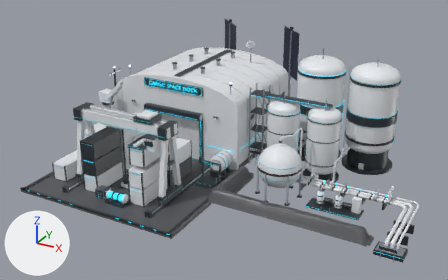
Before and after pictures for a commit that changed the glTF model art/3d/buildings/dock_tankfarm/dock_tankfarm_game.glb.
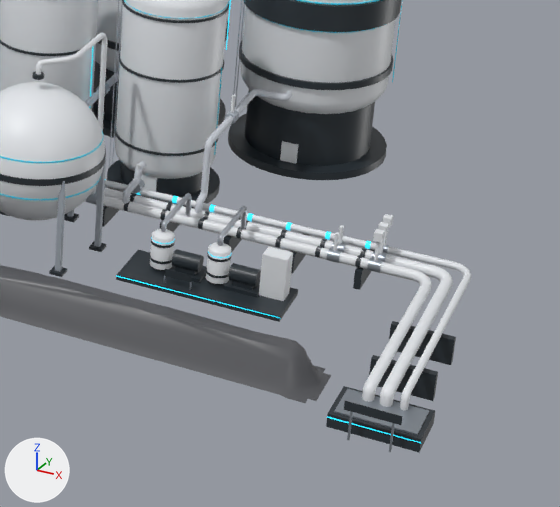
There are two pictures of each version: one whole from a 50 mm lens placed at (50.6, -72.4, 42.7), pointed at (7.7, 5.5, 3.7), one close up on the part from 60% to 100% of the width and 42% to 100% of the height. Lighting does not change. The marker at lower left points along +X, +Y and +Z. The first two pictures are the older version. Where no turn or scale is listed for an object, it has been applied to the vertices. Vertices at exactly the same position are counted once.
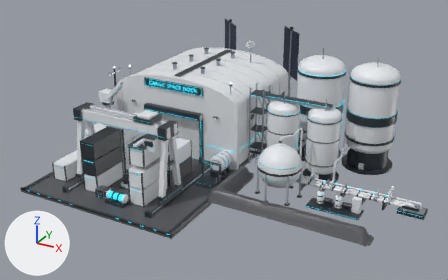
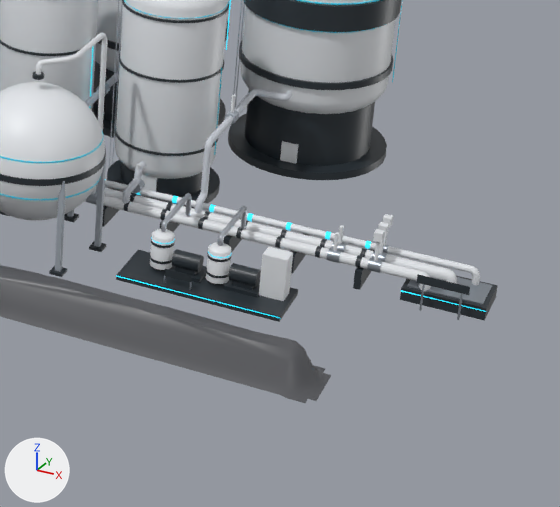
Pixel boxes (x1, y1, x2, y2) of what changed, in the close-ups (560 x 507 px; the box of a moved part takes in the faces that stretch with it):
'Mesh_3', reshaped: before (0, 0, 471, 452); after (0, 0, 498, 403)
'Mesh_2', reshaped: before (85, 62, 429, 452); after (85, 62, 492, 320)
'Mesh_0', reshaped: before (89, 0, 421, 443); after (89, 0, 486, 318)
part 1 of me_mesh_0, moved or reshaped: before (327, 416, 421, 443); after (401, 290, 486, 312)
part 2 of me_mesh_2, moved or reshaped: before (334, 389, 429, 435); after (407, 277, 492, 305)
part 3 of me_mesh_2, moved or reshaped: before (347, 411, 353, 440); after (419, 284, 425, 311)
part 4 of me_mesh_2, moved or reshaped: before (389, 423, 395, 452); after (457, 293, 463, 320)
part 5 of me_mesh_3, moved or reshaped: before (326, 386, 435, 452); after (400, 276, 498, 321)
part 6 of me_mesh_3, moved or reshaped: before (344, 401, 403, 425); after (417, 274, 470, 295)
part 7 of me_mesh_3, deleted: before (389, 321, 456, 365)
part 8 of me_mesh_3, deleted: before (369, 355, 438, 401)
part 9 of me_mesh_3, moved or reshaped: before (85, 180, 471, 410); after (85, 180, 480, 291)

The change, as a list of edits to the scene's bpy script:
```text
Change me_mesh_0:
    used by ob_mesh_0; location = (-23.74, 36.26, -7.39)
    remove me_mesh_0.from_pydata(...)  # 1570 vertices, 2844 faces; spans x 6.2..63.3, y -53.2..-14.5, z 7.5..21.7
    add me_mesh_0.from_pydata(...)  # 1597 vertices, 2898 faces; spans x 6.2..63.3, y -53.2..-14.5, z 7.5..21.7
    me_mesh_0 part 1: the loose piece of 4 vertices spanning x 59.6..63.3, y -44.7, z 7.8..7.9 is moved by (0.0, 11.0, 0.0)
    other edits to the shape of me_mesh_0 do not show in these pictures
Change me_mesh_2:
    used by ob_mesh_2; location = (-23.74, 36.26, -7.39)
    remove me_mesh_2.from_pydata(...)  # 1803 vertices, 3222 faces; spans x 6.3..63.0, y -50.9..0.0, z 7.3..25.2
    add me_mesh_2.from_pydata(...)  # 1850 vertices, 3316 faces; spans x 6.3..63.0, y -50.9..0.0, z 7.3..25.2
    me_mesh_2 part 2: the loose piece of 8 vertices spanning x 59.8..63.0, y -44.5..-42.7, z 8.0 is moved by (0.0, 11.0, 0.0)
    me_mesh_2 part 3: the loose piece of 8 vertices spanning x 60.6..60.7, y -45.1, z 7.4..8.8 is moved by (0.0, 11.0, 0.0)
    me_mesh_2 part 4: the loose piece of 8 vertices spanning x 62.2..62.3, y -45.1, z 7.4..8.8 is moved by (0.0, 11.0, 0.0)
    other edits to the shape of me_mesh_2 do not show in these pictures
Change me_mesh_3:
    used by ob_mesh_3; location = (-23.74, 36.26, -7.39)
    remove me_mesh_3.from_pydata(...)  # 6145 vertices, 11372 faces; spans x 5.6..63.2, y -53.2..-0.1, z 7.1..24.0
    add me_mesh_3.from_pydata(...)  # 6067 vertices, 11224 faces; spans x 5.6..63.2, y -53.2..-0.1, z 7.1..24.0
    me_mesh_3 part 5: the loose piece of 8 vertices spanning x 59.6..63.2, y -44.7..-42.5, z 7.4..8.0 is moved by (0.0, 11.0, 0.0)
    me_mesh_3 part 6: the loose piece of 4 vertices spanning x 60.3..62.5, y -45.2, z 8.7..9.1 is moved by (0.0, 11.0, 0.0)
    me_mesh_3 part 7: the loose piece of 8 vertices spanning x 60.1..62.7, y -37.4..-37.1, z 7.1..8.3 is deleted
    me_mesh_3 part 8: the loose piece of 8 vertices spanning x 60.1..62.7, y -40.4..-40.1, z 7.1..8.3 is deleted
    me_mesh_3 part 9: 40 vertices moved from x 32.3..61.8, y -36.1..-31.8, z 8.0..10.2 to x 32.3..62.3, y -36.1..-31.7, z 7.9..10.2; 269 vertices removed from x 31.9..62.3, y -43.2..-17.8, z 7.9..23.6; 175 vertices added at x 31.9..62.5, y -41.5..-17.8, z 7.9..23.6
    other edits to the shape of me_mesh_3 do not show in these pictures
```
